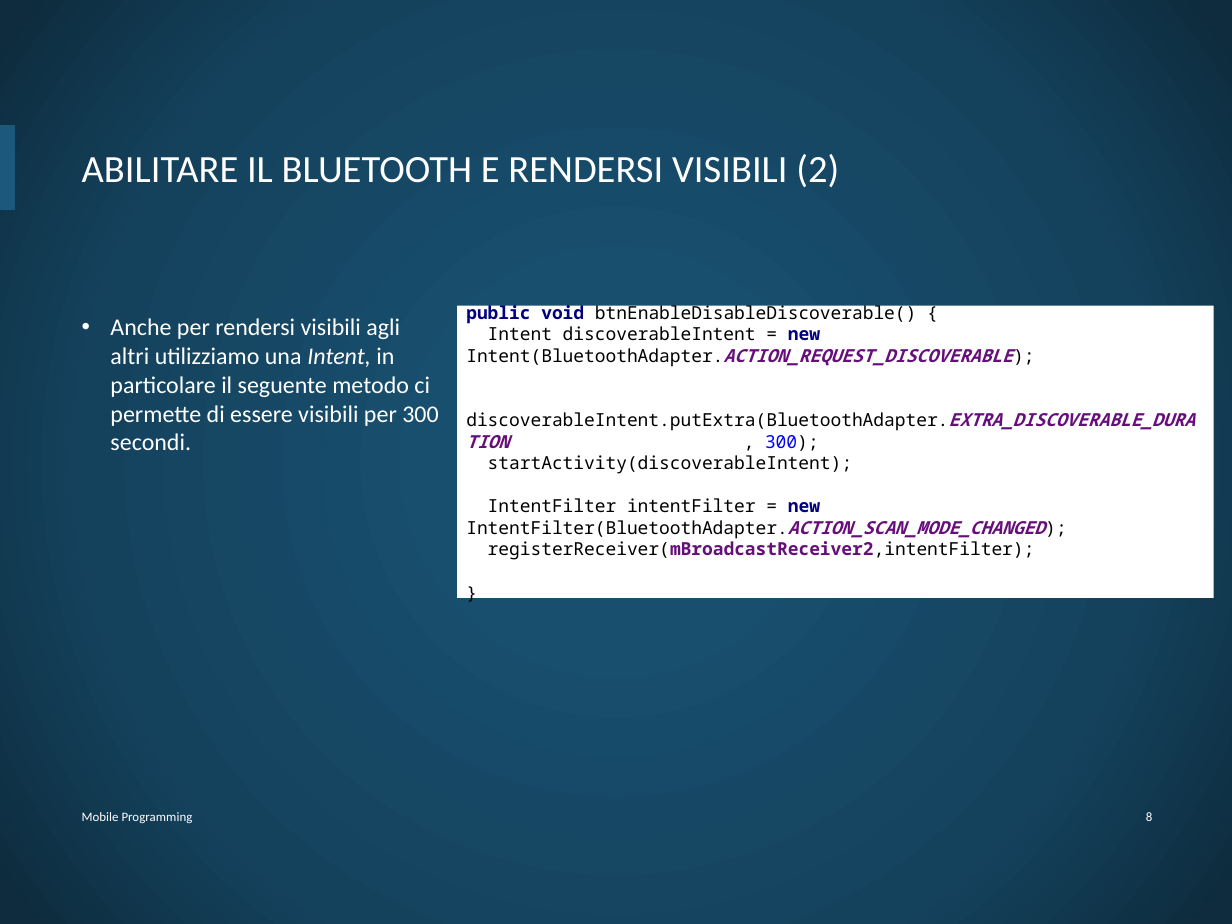
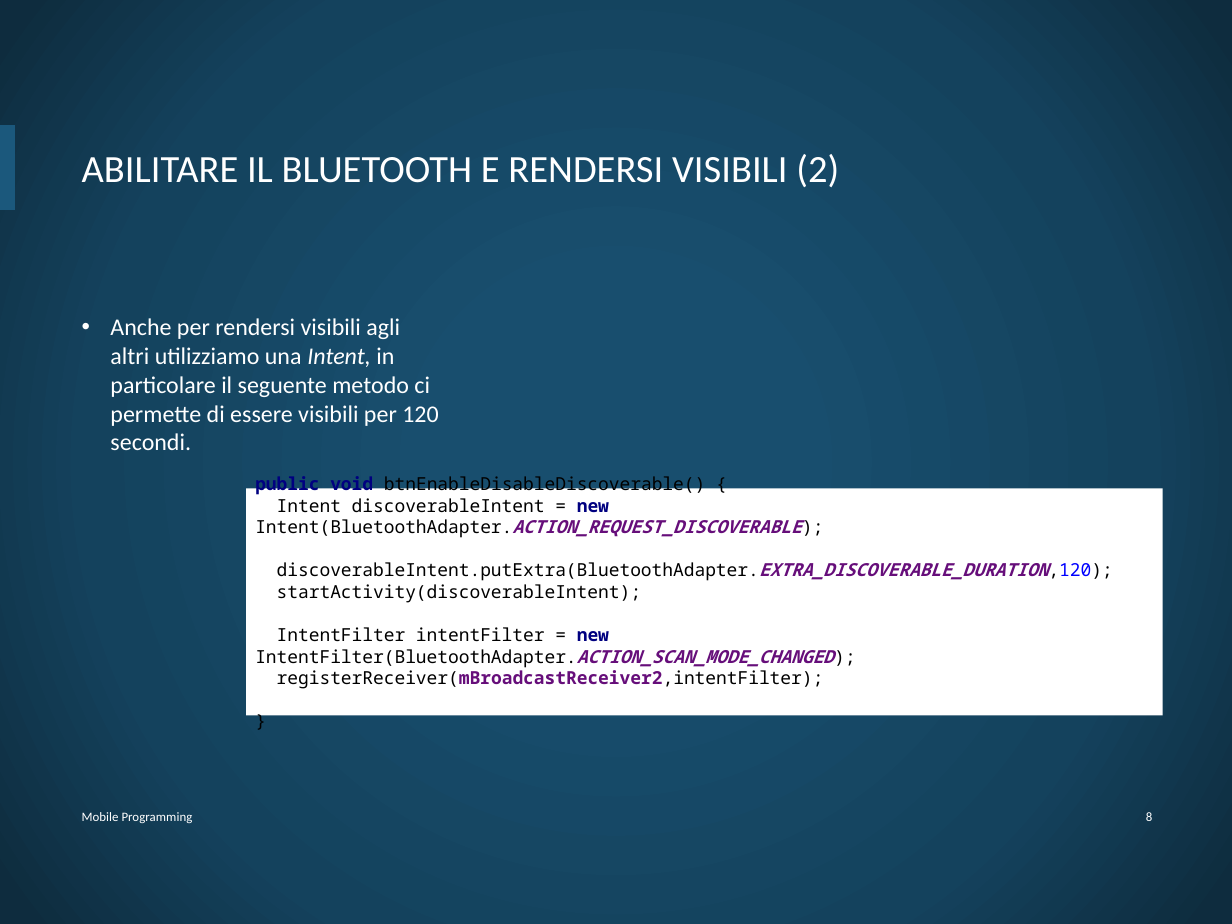
Before and after one commit to DiBattistaMattia/esoneroMP, a slide deck: slide 9 of esoneroMP.pptx. Drawn at 1232x924 pixels with LibreOffice and Linux fonts; fonts in the diff are those of the drawing; background and template pictures are left out. Boxes give left, top, right and bottom in pixels: in the first picture for what was removed or moved away, otherwise in the second. Text is boxed around its words. In the diff, an @@ line names an element or a change of style, - is before the commit and + after.

```diff
--- a/esoneroMP.pptx
+++ b/esoneroMP.pptx
@@ text at [110, 318, 438, 450]: text changed @@
-• Anche per rendersi visibili agli altri utilizziamo una Intent, in particolare il seguente metodo ci permette di essere visibili per 300 secondi.
+• Anche per rendersi visibili agli altri utilizziamo una Intent, in particolare il seguente metodo ci permette di essere visibili per 120 secondi.
@@ rectangle "public void btnEnableDisableDiscoverable() { Intent ...": place and size @@
-rectangle "public void btnEnableDisableDiscoverable() { Intent ..." at [457, 306, 1214, 598]
+rectangle "public void btnEnableDisableDiscoverable() { Intent ..." at [246, 488, 1163, 715]
@@ text in rectangle at [255, 562, 1112, 689]: text changed @@
-discoverableIntent.putExtra(BluetoothAdapter.EXTRA_DISCOVERABLE_DURATION , 300);
-startActivity(discoverableIntent);
-IntentFilter intentFilter = new IntentFilter(BluetoothAdapter.ACTION_SCAN_MODE_CHANGED);
-registerReceiver(mBroadcastReceiver2,intentFilter);
-}
+discoverableIntent.putExtra(BluetoothAdapter.EXTRA_DISCOVERABLE_DURATION,120);
+startActivity(discoverableIntent);
+IntentFilter intentFilter = new IntentFilter(BluetoothAdapter.ACTION_SCAN_MODE_CHANGED);
+registerReceiver(mBroadcastReceiver2,intentFilter);
+}
```
Also in this commit, not shown: 13 other slides changed, 1 other file.
